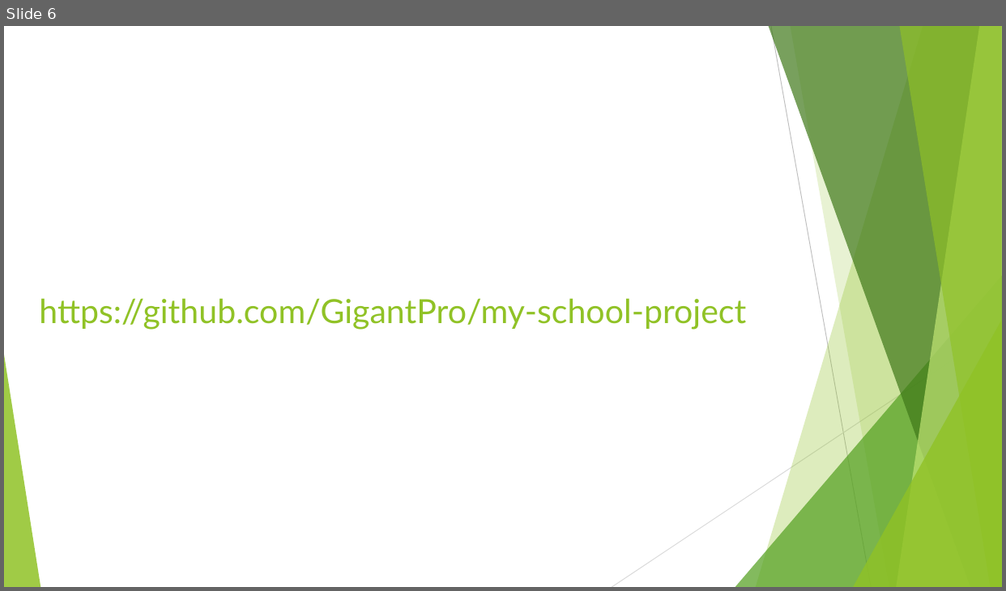
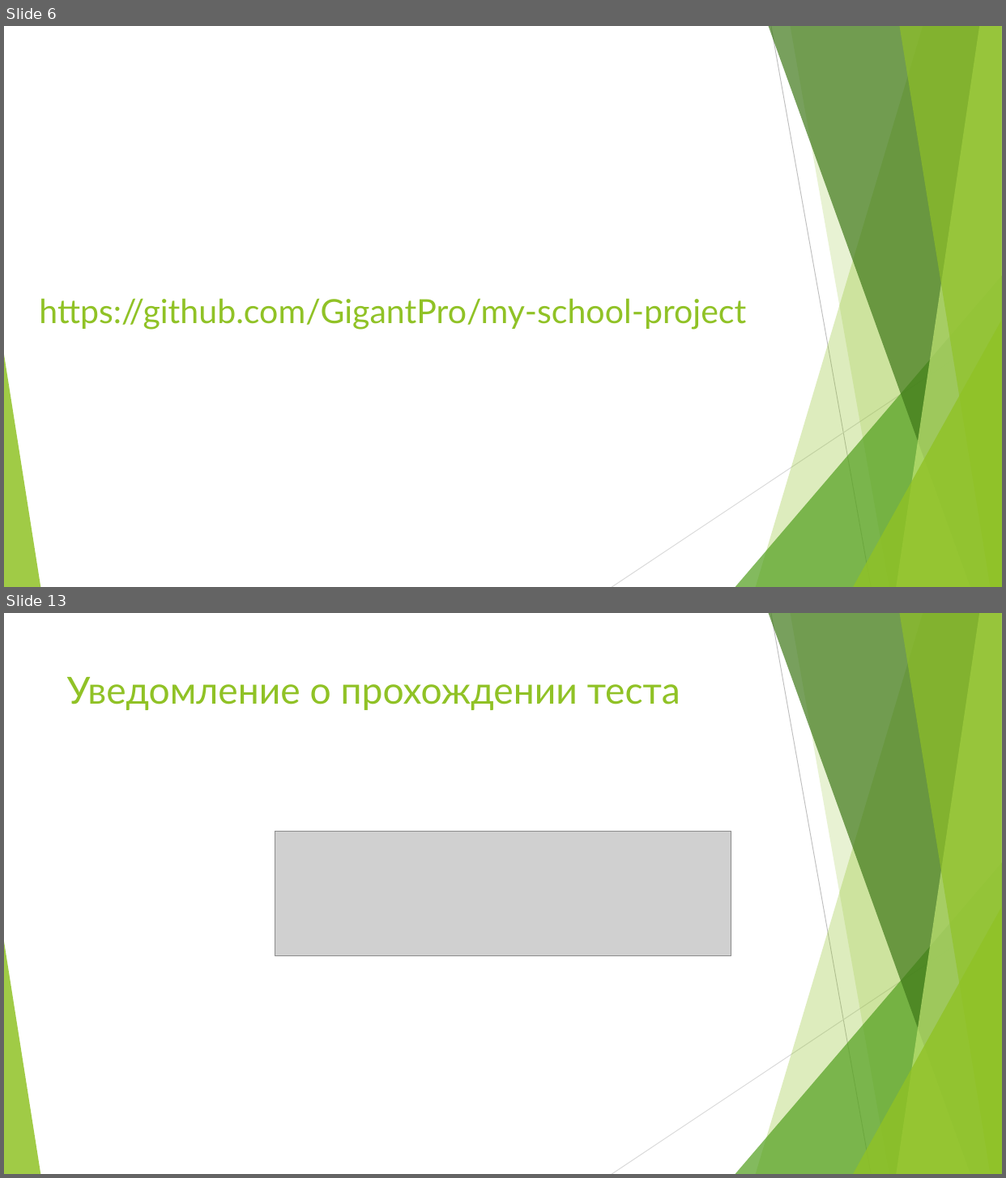
Before and after one commit to GigantPro/my-school-project, a slide deck: Файл.pptx. Shown one above the other, each under a label of ours: slide 6 before the commit, slides 6 and 13 after it; the slides between them are not shown. The pictures are 1006x591 and 1006x1178 pixels, drawn with LibreOffice and Linux fonts; fonts in the diff are those of the drawing; grey boxes stand for pictures. Boxes give left, top, right and bottom in pixels: in the first picture for what was removed or moved away, otherwise in the second. Text is boxed around its words. In the diff, an @@ line names an element or a change of style, - is before the commit and + after.

```diff
--- a/Файл.pptx
+++ b/Файл.pptx
@@ slide 13 added at box(4, 613, 1002, 1174), background #FFFFFF; not listed: 10 template elements that a slide beside it also shows @@
@@ title added at box(67, 677, 680, 710), 36 pt, text #90C226 @@
+Уведомление о прохождении теста
@@ picture added at box(275, 832, 731, 956) @@
```
Also in this commit, not shown: 6 other slides added, 1 other file.
